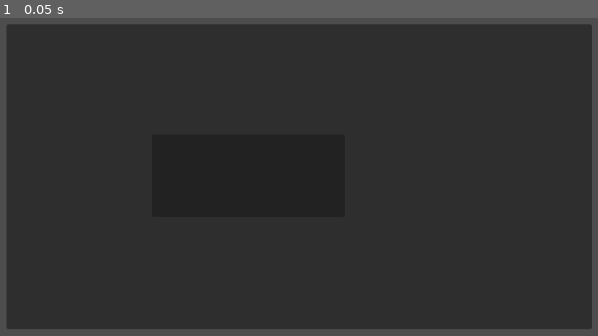
Above: before the commit, frame 1.
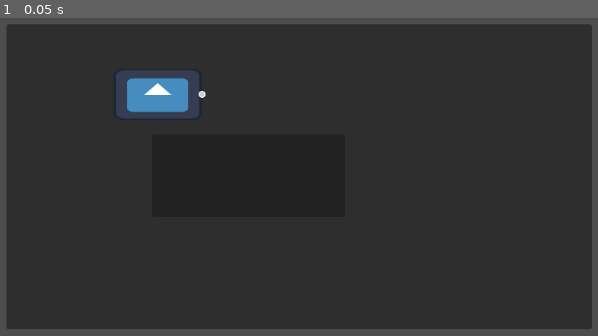
Above: after the commit, the same moment.

Repository: xelphyr/signalbreak
Game: Godot game, scene res://scenes/game.tscn
The game is run twice, just before and just after one commit, with the same random seed, the same clock (stepped at 60 frames per second) and the same inputs. The engine's default icon, where the game draws it, is replaced by a stand-in: a white triangle on a blue panel in a dark square.
Inputs:
- Up to frame 1 (0.05 s): no input

The runs differ from the first frame. In frame 1, 2.1% of the frame differs, in the area x 19-35%, y 16-32%.

Commit message:
Commit before working on sound generation.

Diff:
--- a/scenes/Terminal.tscn
+++ b/scenes/Terminal.tscn
@@ -1,8 +1,9 @@
-[gd_scene load_steps=6 format=3 uid="uid://cj2fp15372w2y"]
+[gd_scene load_steps=7 format=3 uid="uid://cj2fp15372w2y"]
 
 [ext_resource type="Script" uid="uid://bl5hegm7pir5t" path="res://scripts/classes/terminal.gd" id="1_enqfd"]
 [ext_resource type="Theme" uid="uid://cogdfdd8x05p7" path="res://themes/Terminal.tres" id="1_y2lda"]
 [ext_resource type="Script" uid="uid://c67gtaewiiw2g" path="res://scripts/classes/test_module.gd" id="2_i12f4"]
+[ext_resource type="PackedScene" uid="uid://dsfn4l2ohcyt5" path="res://scenes/modules/saw_generator.tscn" id="4_8xblc"]
 
 [sub_resource type="StyleBoxEmpty" id="StyleBoxEmpty_y2lda"]
 
@@ -85,4 +86,13 @@
 layout_mode = 2
 mouse_filter = 1
 
+[node name="SawGenerator" parent="." instance=ExtResource("4_8xblc")]
+layout_mode = 0
+offset_left = 154.0
+offset_top = 64.0
+offset_right = 282.0
+offset_bottom = 138.0
+mouse_filter = 1
+position_offset = Vector2(154, 64)
+
 [connection signal="connection_request" from="." to="." method="_on_connection_request"]
--- a/scenes/modules/saw_generator.tscn
+++ b/scenes/modules/saw_generator.tscn
@@ -1,8 +1,7 @@
-[gd_scene load_steps=4 format=3 uid="uid://dsfn4l2ohcyt5"]
+[gd_scene load_steps=3 format=3 uid="uid://dsfn4l2ohcyt5"]
 
 [ext_resource type="Theme" uid="uid://ly24tmtkrgxx" path="res://themes/modules/saw_generator.tres" id="1_0u2pa"]
 [ext_resource type="Script" uid="uid://ddl5v86tn6k2f" path="res://scripts/classes/modules/saw_generator.gd" id="1_l6deq"]
-[ext_resource type="Texture2D" uid="uid://rneg5ss18o5a" path="res://icon.svg" id="3_ano0u"]
 
 [node name="SawGenerator" type="GraphNode"]
 offset_right = 128.0
@@ -12,17 +11,14 @@
 slot/0/left_type = 0
 slot/0/left_color = Color(1, 1, 1, 1)
 slot/0/left_icon = null
-slot/0/right_enabled = false
-slot/0/right_type = 0
+slot/0/right_enabled = true
+slot/0/right_type = 1
 slot/0/right_color = Color(1, 1, 1, 1)
 slot/0/right_icon = null
 slot/0/draw_stylebox = true
 script = ExtResource("1_l6deq")
 metadata/_custom_type_script = "uid://ddl5v86tn6k2f"
 
-[node name="TextureRect" type="TextureRect" parent="."]
-visible = false
+[node name="Control" type="Control" parent="."]
 layout_mode = 2
-size_flags_vertical = 3
-texture = ExtResource("3_ano0u")
-expand_mode = 1
+size_flags_vertical = 6
--- a/scripts/classes/module.gd
+++ b/scripts/classes/module.gd
@@ -66,6 +66,7 @@
 func _process(_delta : float) -> void:
 	if _first_next_frame:
 		get_titlebar_hbox().visible = false
+		_first_next_frame = false
 	#Clamps the movement of the modules to within the bounds of the terminal
 	position_offset.x = clampf(position_offset.x, 0.0, $"..".size.x - size.x)
 	position_offset.y = clampf(position_offset.y, 0.0, $"..".size.y - size.y)
--- /dev/null
+++ b/scripts/classes/modules/playback_module.gd
@@ -0,0 +1,11 @@
+extends Node
+
+
+# Called when the node enters the scene tree for the first time.
+func _ready() -> void:
+	pass # Replace with function body.
+
+
+# Called every frame. 'delta' is the elapsed time since the previous frame.
+func _process(delta: float) -> void:
+	pass
--- a/scripts/classes/terminal.gd
+++ b/scripts/classes/terminal.gd
@@ -32,9 +32,13 @@
 
 #region Functions
 func request_data_transfer(from_node: StringName, from_port: int, data):
-	var output = get_node(get_connection_list_from_node(from_node)\
-	.filter(func(connection): return connection["from_port"] == from_port)\
-	[0])
+	var output = get_connection_list_from_node(from_node)\
+	.filter(func(connection): return connection["from_port"] == from_port)
+
+	if output.size() == 0:
+		return
+
+	output = get_node(output[0])
 
 	output.receive_data(data)
 #endregion
--- a/scripts/wave_utils.gd
+++ /dev/null
@@ -1,2 +0,0 @@
-extends Node
-class_name WaveUtils
--- a/themes/modules/saw_generator.tres
+++ b/themes/modules/saw_generator.tres
@@ -1,13 +1,9 @@
-[gd_resource type="Theme" load_steps=7 format=3 uid="uid://ly24tmtkrgxx"]
+[gd_resource type="Theme" load_steps=5 format=3 uid="uid://ly24tmtkrgxx"]
 
 [ext_resource type="Texture2D" uid="uid://rneg5ss18o5a" path="res://icon.svg" id="1_dh3wv"]
 
 [sub_resource type="StyleBoxTexture" id="StyleBoxTexture_ddlhf"]
 texture = ExtResource("1_dh3wv")
-
-[sub_resource type="StyleBoxEmpty" id="StyleBoxEmpty_vj871"]
-
-[sub_resource type="StyleBoxEmpty" id="StyleBoxEmpty_gi723"]
 
 [sub_resource type="StyleBoxEmpty" id="StyleBoxEmpty_gvy0x"]
 
@@ -15,7 +11,7 @@
 
 [resource]
 GraphNode/styles/panel = SubResource("StyleBoxTexture_ddlhf")
-GraphNode/styles/panel_focus = SubResource("StyleBoxEmpty_vj871")
-GraphNode/styles/panel_selected = SubResource("StyleBoxEmpty_gi723")
+GraphNode/styles/panel_focus = SubResource("StyleBoxTexture_ddlhf")
+GraphNode/styles/panel_selected = SubResource("StyleBoxTexture_ddlhf")
 GraphNode/styles/titlebar = SubResource("StyleBoxEmpty_gvy0x")
 GraphNode/styles/titlebar_selected = SubResource("StyleBoxEmpty_7pmga")
Not shown, added: scripts/classes/modules/playback_module.gd.uid
Not shown, removed: scripts/wave_utils.gd.uid
